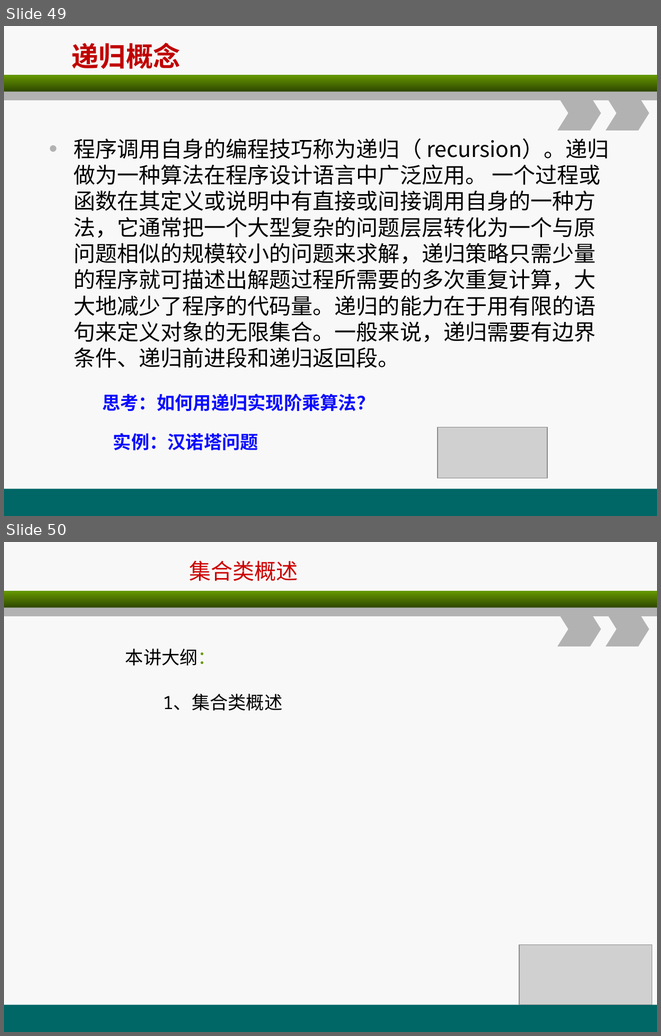
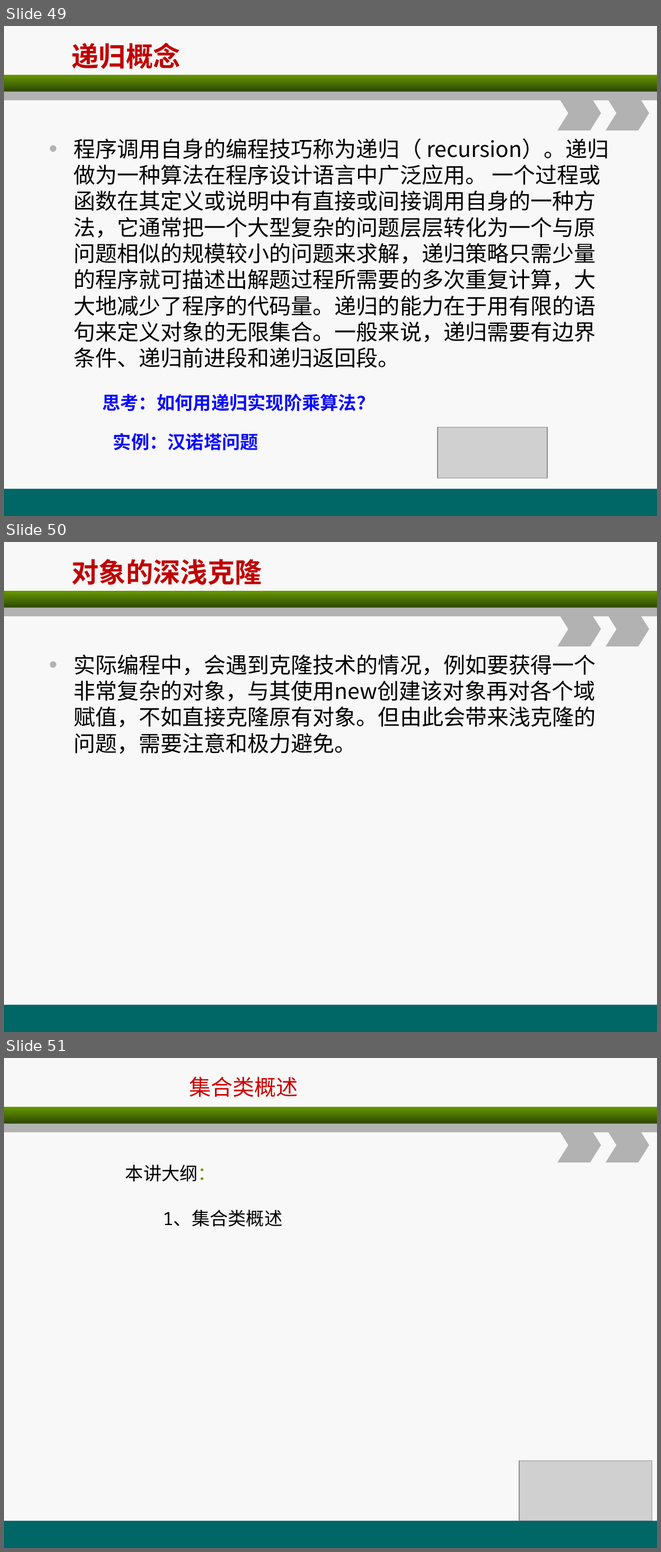
Before and after one commit to christwei/gitDoc, a slide deck: 课件/环宇/java编程基础/A3.ppt. Shown one above the other, each under a label of ours: slides 49 and 50 before the commit, slides 49, 50 and 51 after it. The pictures are 661x1036 and 661x1552 pixels, drawn with LibreOffice and Linux fonts; fonts in the diff are those of the drawing; grey boxes stand for pictures. Boxes give left, top, right and bottom in pixels: in the first picture for what was removed or moved away, otherwise in the second. Text is boxed around its words. In the diff, an @@ line names an element or a change of style, - is before the commit and + after.

```diff
--- a/课件/环宇/java编程基础/A3.ppt
+++ b/课件/环宇/java编程基础/A3.ppt
@@ slide 50 added at [4, 542, 657, 1032], background #F8F8F8; not listed: 5 template elements that a slide beside it also shows @@
@@ text added at [72, 559, 262, 585], 30 pt, text #C00000, bold @@
+对象的深浅克隆
@@ text added at [73, 654, 596, 754], 24 pt, text #000000 @@
+• 实际编程中，会遇到克隆技术的情况，例如要获得一个非常复杂的对象，与其使用new创建该对象再对各个域赋值，不如直接克隆原有对象。但由此会带来浅克隆的问题，需要注意和极力避免。
@@ what was slide 50 is now slide 51 @@
```
Also in this commit, not shown: 1 slide changed, 2 other files.
